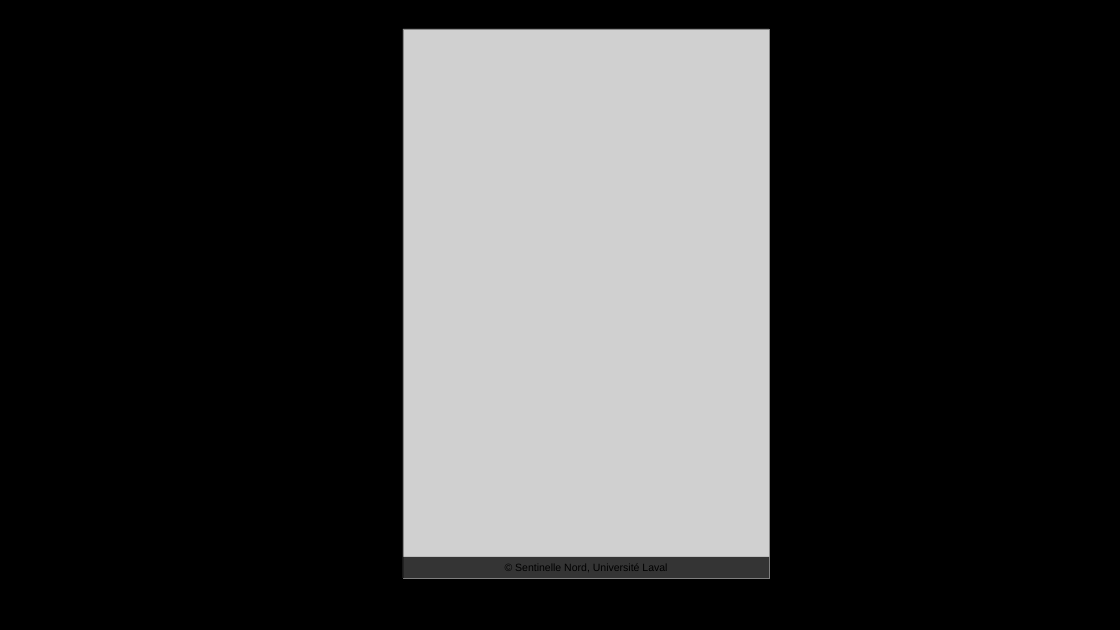
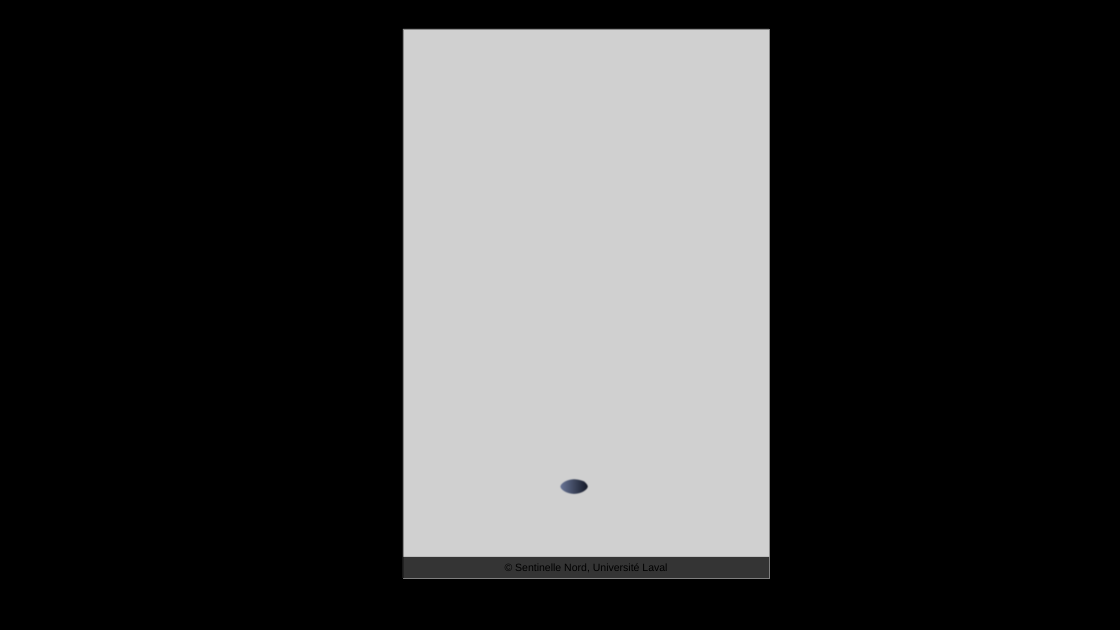
Before and after one commit to FrancisBanville/francisbanville.github.io, a slide deck: slide 1 of pictures.pptx. Drawn at 1120x630 pixels with LibreOffice and Linux fonts; fonts in the diff are those of the drawing; grey boxes stand for pictures. Boxes give left, top, right and bottom in pixels: in the first picture for what was removed or moved away, otherwise in the second. Text is boxed around its words. In the diff, an @@ line names an element or a change of style, - is before the commit and + after.

```diff
--- a/pictures.pptx
+++ b/pictures.pptx
@@ teardrop added at (560, 479, 589, 495), fill gradient #6D7A9C to #101421 @@
```
Also in this commit, not shown: 9 other files.
